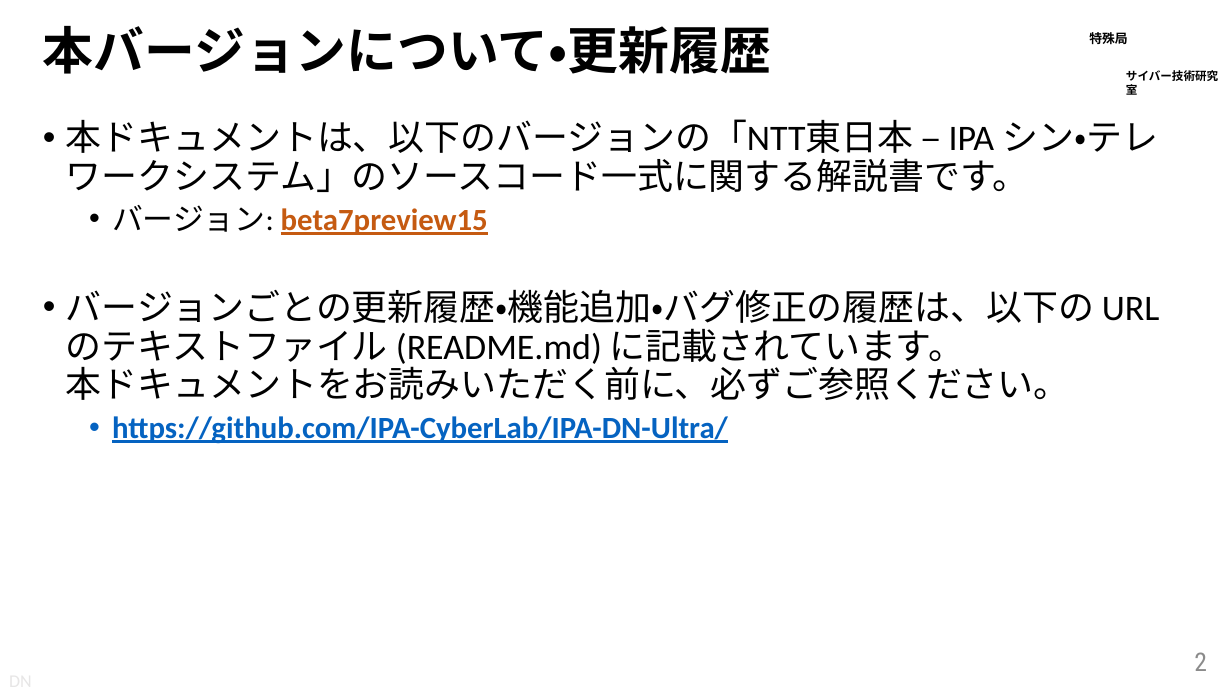
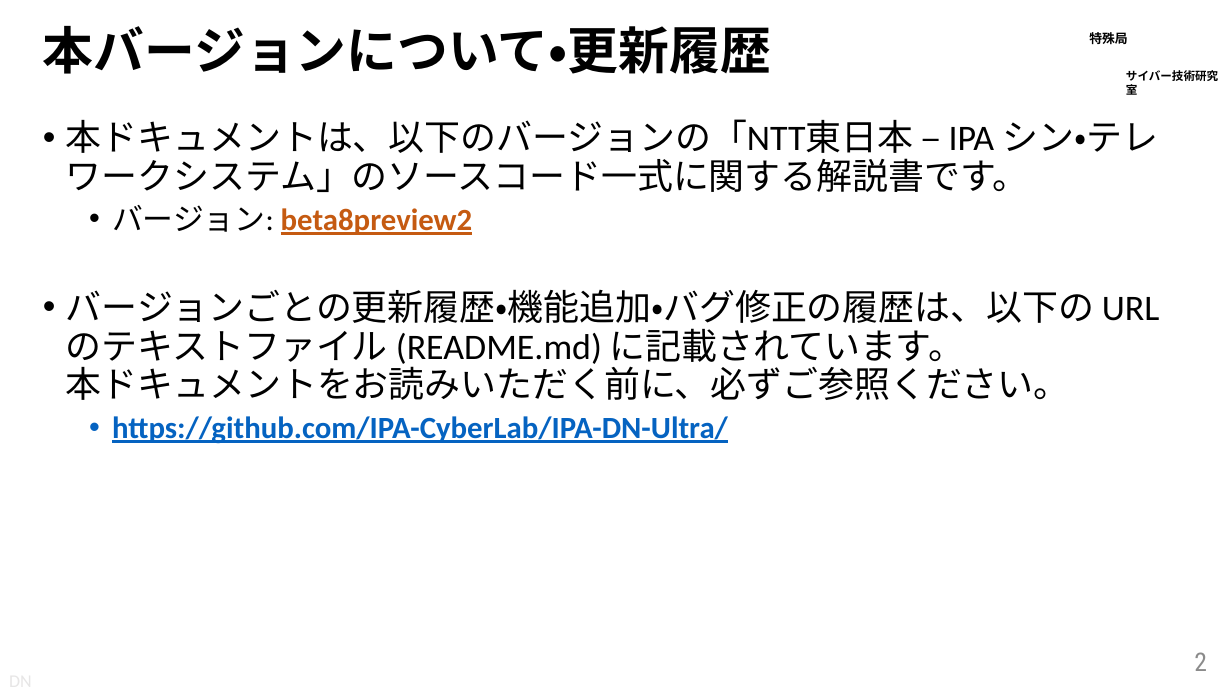
Before and after one commit to IPA-CyberLab/IPA-DN-Docs, a slide deck: slide 2 of Docs/ThinTeleworkSystem/ja/SystemManual/210916 beta8preview2/ThinTele 構築マニュアル (スタンドアロン版).pptx. Drawn at 1232x693 pixels with LibreOffice and Linux fonts; fonts in the diff are those of the drawing; background and template pictures are left out. Boxes give left, top, right and bottom in pixels: in the first picture for what was removed or moved away, otherwise in the second. Text is boxed around its words. In the diff, an @@ line names an element or a change of style, - is before the commit and + after.

```diff
--- a/Docs/ThinTeleworkSystem/ja/SystemManual/210916 beta8preview2/ThinTele 構築マニュアル (スタンドアロン版).pptx
+++ b/Docs/ThinTeleworkSystem/ja/SystemManual/210916 beta8preview2/ThinTele 構築マニュアル (スタンドアロン版).pptx
@@ text at bbox=[112, 205, 473, 235]: text changed @@
-  • バージョン: beta7preview15
+  • バージョン: beta8preview2
```
Also in this commit, not shown: 11 other slides changed, 1 slide added.
